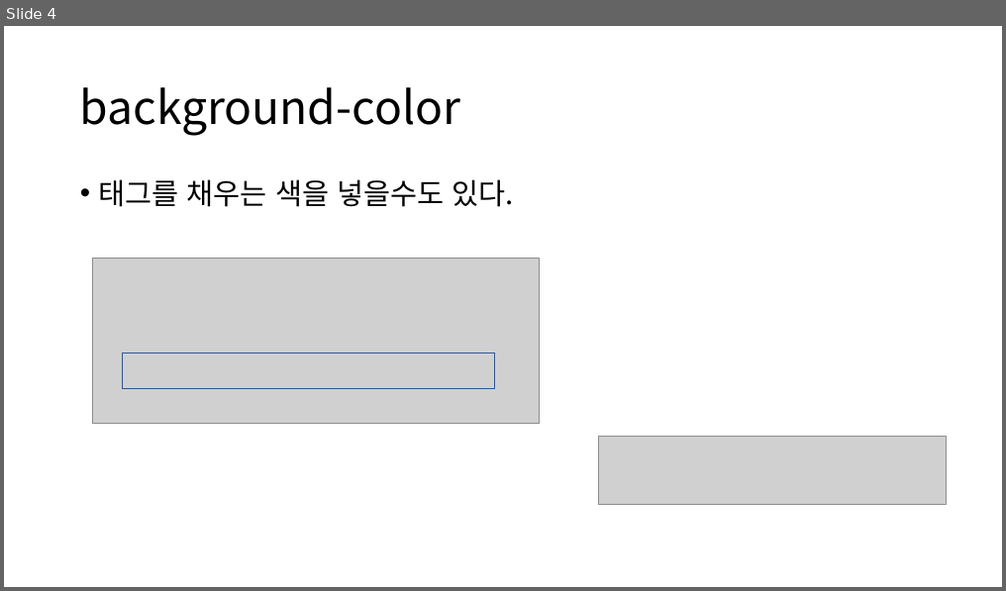
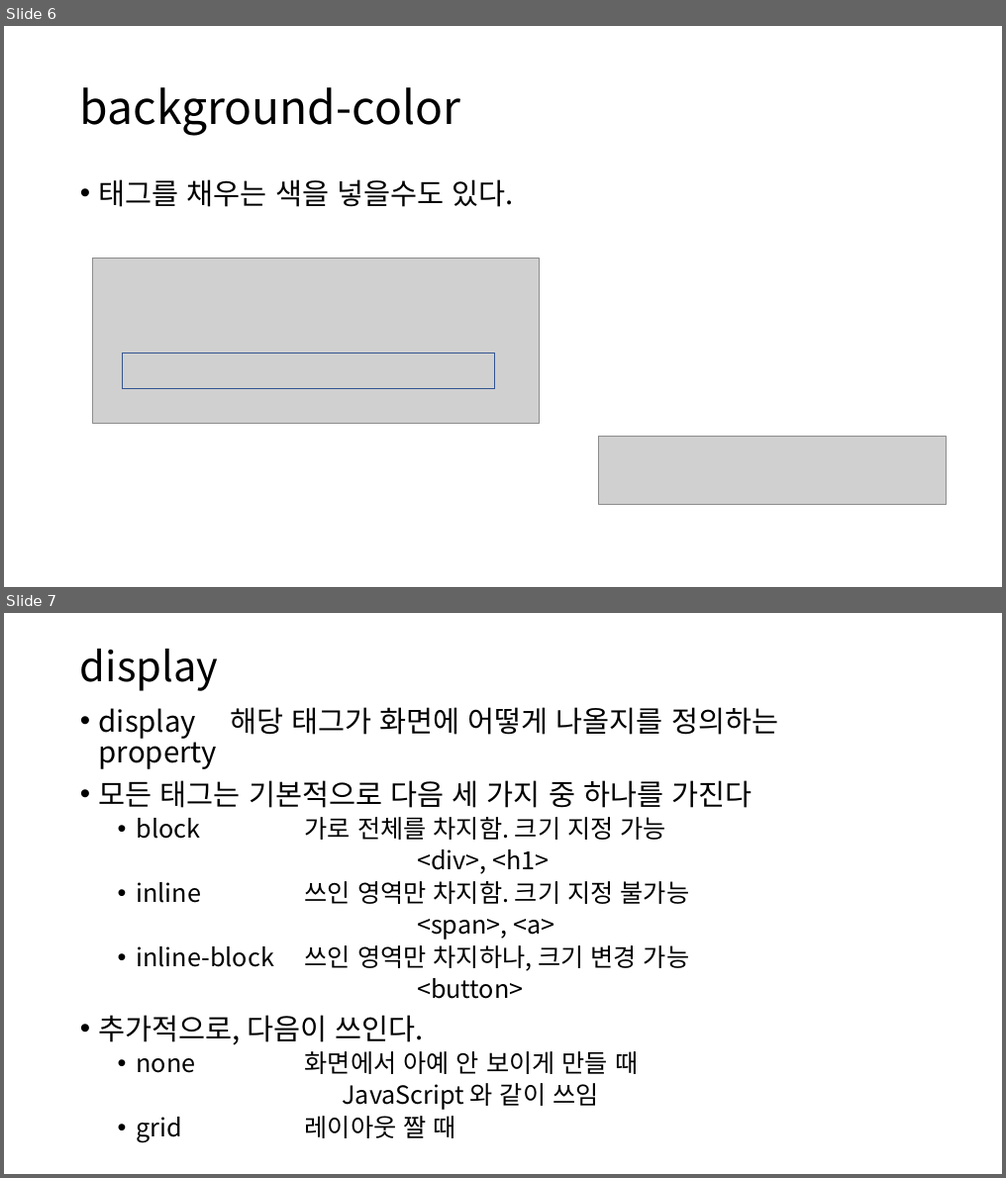
Before and after one commit to GNUCSAssistants/2021webprogramming, a slide deck: 수업/4. CSS(2)/PPT/4. CSS(2).pptx. Shown one above the other, each under a label of ours: slide 4 before the commit, slides 6 and 7 after it. The pictures are 1006x591 and 1006x1178 pixels, drawn with LibreOffice and Linux fonts; fonts in the diff are those of the drawing; grey boxes stand for pictures. Boxes give left, top, right and bottom in pixels: in the first picture for what was removed or moved away, otherwise in the second. Text is boxed around its words. In the diff, an @@ line names an element or a change of style, - is before the commit and + after.

```diff
--- a/수업/4. CSS(2)/PPT/4. CSS(2).pptx
+++ b/수업/4. CSS(2)/PPT/4. CSS(2).pptx
@@ slide 7 added at box(4, 613, 1002, 1174), background #FFFFFF @@
@@ title added at box(80, 649, 218, 691), 39.6 pt, text #000000 @@
+display
@@ text added at box(99, 707, 778, 1139), 24 pt, text #000000 @@
+• display 해당 태그가 화면에 어떻게 나올지를 정의하는 property
+• 모든 태그는 기본적으로 다음 세 가지 중 하나를 가진다
+  • block 가로 전체를 차지함. 크기 지정 가능
+  <div>, <h1>
+  • inline 쓰인 영역만 차지함. 크기 지정 불가능
+  <span>, <a>
+  • inline-block 쓰인 영역만 차지하나, 크기 변경 가능
+  <button>
+• 추가적으로, 다음이 쓰인다.
+  • none 화면에서 아예 안 보이게 만들 때
+  JavaScript 와 같이 쓰임
+  • grid 레이아웃 짤 때
@@ what was slide 4 is now slide 6 @@
```
Also in this commit, not shown: 21 other slides added, 3 other files.
